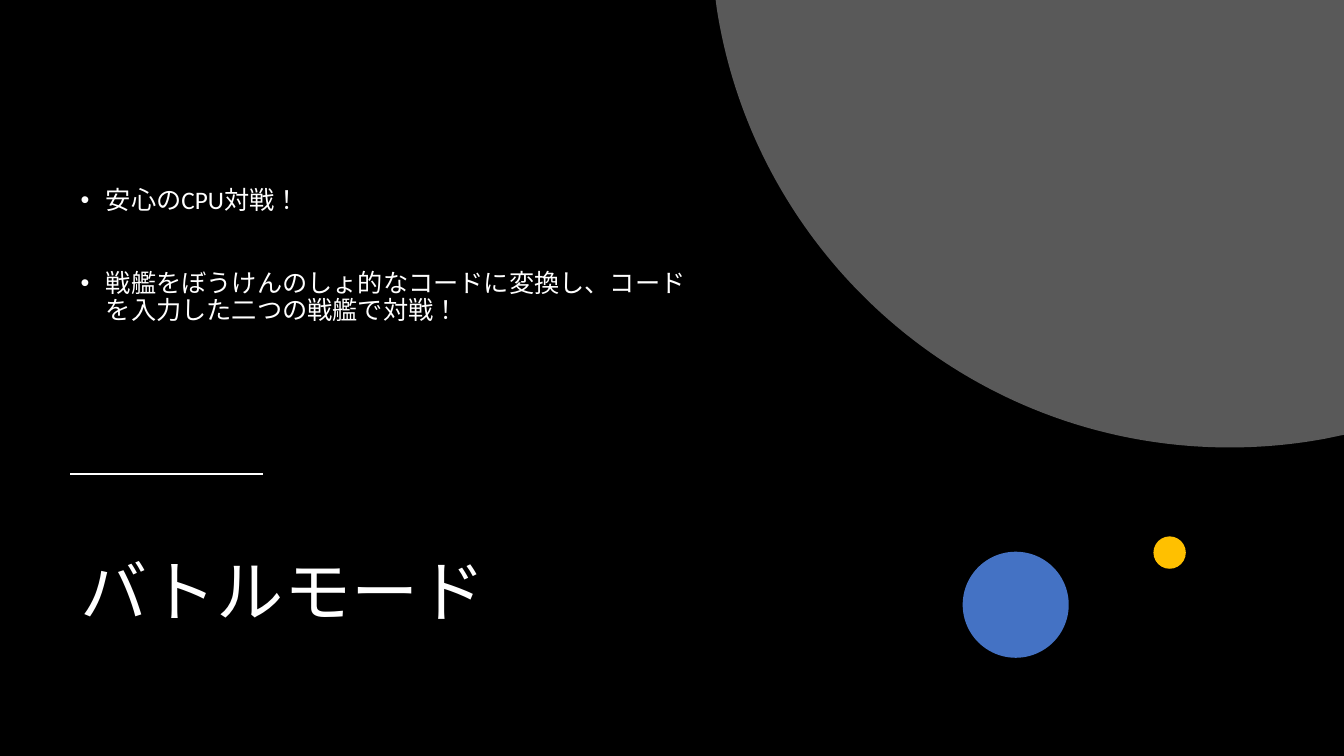
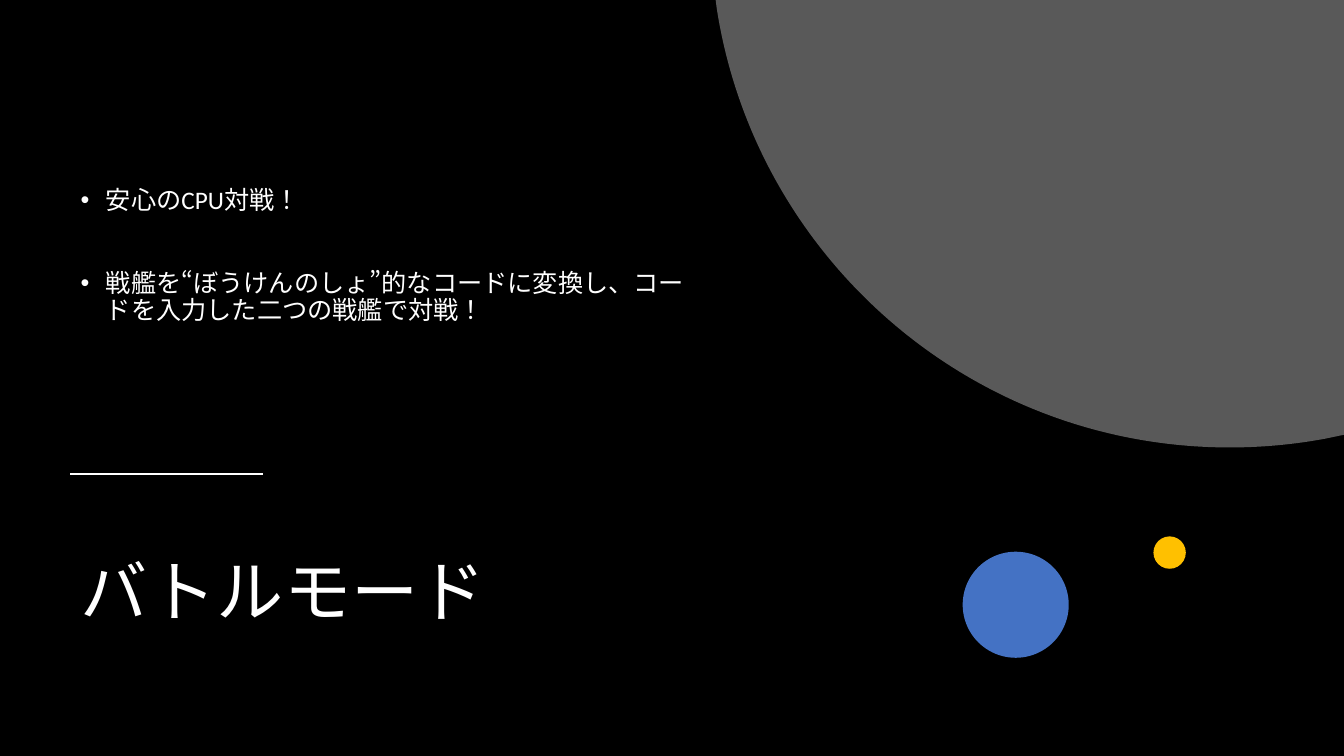
Before and after one commit to takowasaby/SpaceShip, a slide deck: slide 4 of 企画発表会資料.pptx. Drawn at 1344x756 pixels with LibreOffice and Linux fonts; fonts in the diff are those of the drawing. Boxes give left, top, right and bottom in pixels: in the first picture for what was removed or moved away, otherwise in the second. Text is boxed around its words. In the diff, an @@ line names an element or a change of style, - is before the commit and + after.

```diff
--- a/企画発表会資料.pptx
+++ b/企画発表会資料.pptx
@@ text at bbox=[106, 270, 684, 321]: text changed @@
-• 戦艦をぼうけんのしょ的なコードに変換し、コードを入力した二つの戦艦で対戦！
+• 戦艦を“ぼうけんのしょ”的なコードに変換し、コードを入力した二つの戦艦で対戦！
```
Also in this commit, not shown: 2 other slides changed, 5 slides added, 1 slide removed.
